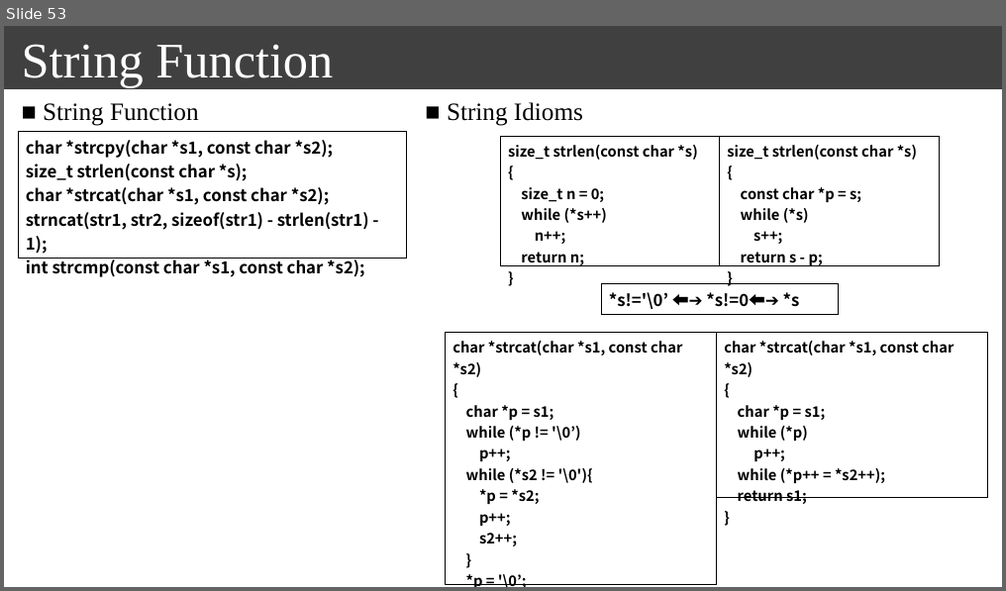
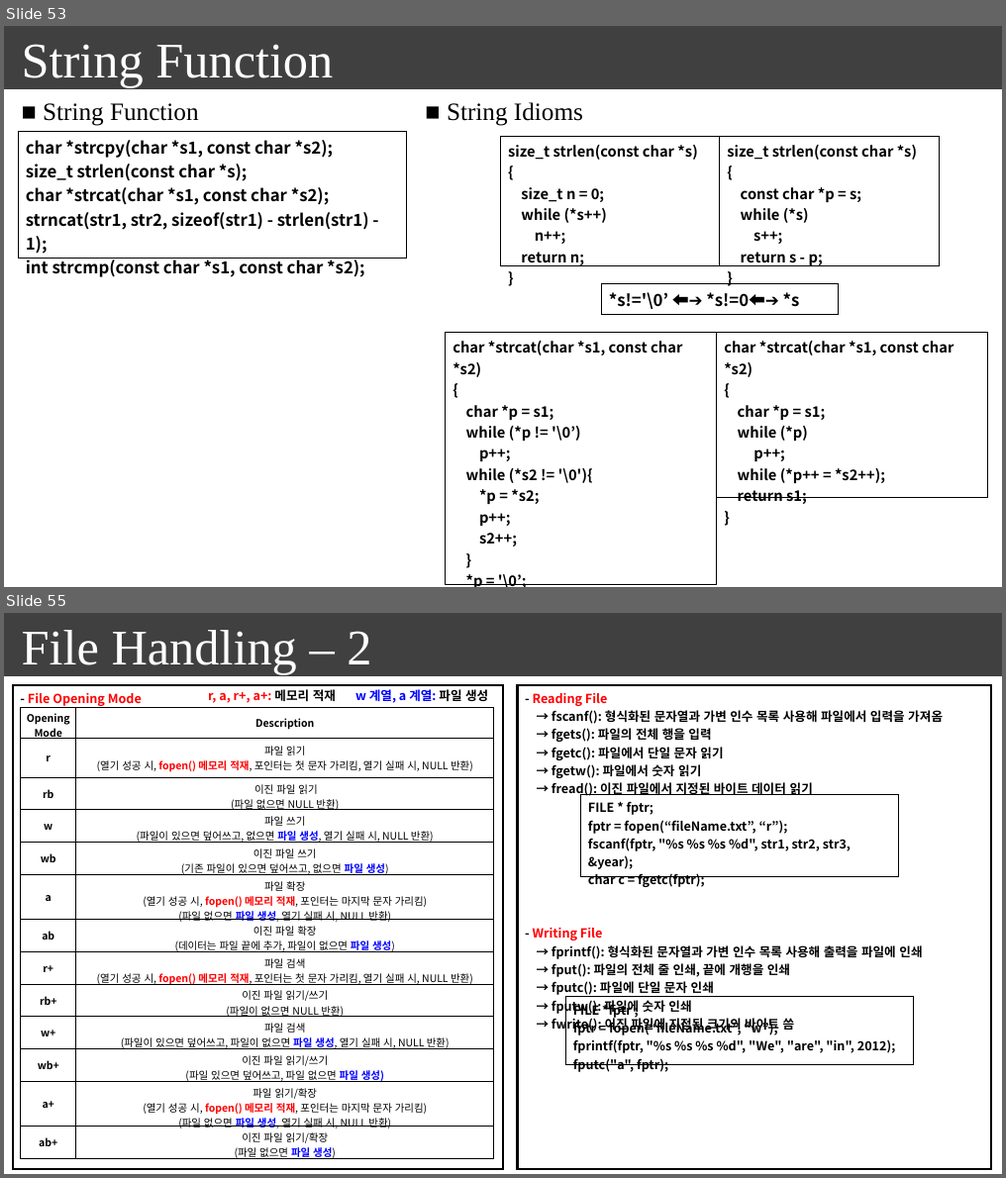
Before and after one commit to seonghokim/Study, a slide deck: everything in c.pptx. Shown one above the other, each under a label of ours: slide 53 before the commit, slides 53 and 55 after it; the slides between them are not shown. The pictures are 1006x591 and 1006x1178 pixels, drawn with LibreOffice and Linux fonts; fonts in the diff are those of the drawing. Boxes give left, top, right and bottom in pixels: in the first picture for what was removed or moved away, otherwise in the second. Text is boxed around its words. In the diff, an @@ line names an element or a change of style, - is before the commit and + after.

```diff
--- a/everything in c.pptx
+++ b/everything in c.pptx
@@ slide 55 added at (x1=4, y1=613, x2=1002, y2=1174), background #FFFFFF; not listed: 1 template element that a slide beside it also shows @@
@@ text added at (x1=22, y1=630, x2=371, y2=674), 48 pt, text #FFFFFF @@
+File Handling – 2
@@ table added at (x1=13, y1=685, x2=503, y2=1170), 1 rows, 1 columns @@
+- File Opening Mode
@@ text added at (x1=208, y1=689, x2=336, y2=703), 12 pt, text #FF0000, bold @@
+r, a, r+, a+: 메모리 적재
@@ text added at (x1=355, y1=689, x2=488, y2=703), 12 pt, text #0000FF, bold @@
+w 계열, a 계열: 파일 생성
@@ table added at (x1=518, y1=685, x2=991, y2=1170), 1 rows, 1 columns @@
+- Reading File / → fscanf(): 형식화된 문자열과 가변 인수 목록 사용해 파일에서 입력을 가져옴 / → fgets(): 파일의 전체 행을 입력 / → fgetc(): 파일에서 단일 문자 읽기 / → fgetw(): 파일에서 숫자 읽기 / → fread(): 이진 파일에서 지정된 바이트 데이터 읽기 / - Writing File / → fprintf(): 형식화된 문자열과 가변 인수 목록 사용해 출력을 파일에 인쇄 / → fput(): 파일의 전체 줄 인쇄, 끝에 개행을 인쇄 / → fputc(): 파일에 단일 문자 인쇄 / → fputw(): 파일에 숫자 인쇄 / → fwrite(): 이진 파일에 지정된 크기의 바이트 씀
@@ table added at (x1=21, y1=708, x2=494, y2=1163), 13 rows, 2 columns @@
+Opening / Mode | Description
+r | 파일 읽기 / (열기 성공 시, fopen() 메모리 적재, 포인터는 첫 문자 가리킴, 열기 실패 시, NULL 반환)
+rb | 이진 파일 읽기 / (파일 없으면 NULL 반환)
+w | 파일 쓰기 / (파일이 있으면 덮어쓰고, 없으면 파일 생성, 열기 실패 시, NULL 반환)
+wb | 이진 파일 쓰기 / (기존 파일이 있으면 덮어쓰고, 없으면 파일 생성)
+a | 파일 확장 / (열기 성공 시, fopen() 메모리 적재, 포인터는 마지막 문자 가리킴) / (파일 없으면 파일 생성, 열기 실패 시, NULL 반환)
+ab | 이진 파일 확장 / (데이터는 파일 끝에 추가, 파일이 없으면 파일 생성)
+r+ | 파일 검색 / (열기 성공 시, fopen() 메모리 적재, 포인터는 첫 문자 가리킴, 열기 실패 시, NULL 반환)
+rb+ | 이진 파일 읽기/쓰기 / (파일이 없으면 NULL 반환)
+w+ | 파일 검색 / (파일이 있으면 덮어쓰고, 파일이 없으면 파일 생성, 열기 실패 시, NULL 반환)
+wb+ | 이진 파일 읽기/쓰기 / (파일 있으면 덮어쓰고, 파일 없으면 파일 생성)
+a+ | 파일 읽기/확장 / (열기 성공 시, fopen() 메모리 적재, 포인터는 마지막 문자 가리킴) / (파일 없으면 파일 생성, 열기 실패 시, NULL 반환)
+ab+ | 이진 파일 읽기/확장 / (파일 없으면 파일 생성)
@@ table added at (x1=580, y1=795, x2=898, y2=891), 1 rows, 1 columns @@
+FILE * fptr; fptr = fopen(“fileName.txt”, “r”); fscanf(fptr, "%s %s %s %d", str1, str2, str3, &year); char c = fgetc(fptr);
@@ table added at (x1=565, y1=997, x2=913, y2=1076), 1 rows, 1 columns @@
+FILE *fptr ; fptr = fopen(“fileName.txt”, “w”); fprintf(fptr, "%s %s %s %d", "We", "are", "in", 2012); fputc("a", fptr);
```
Also in this commit, not shown: 2 slides changed, 5 other slides added.
